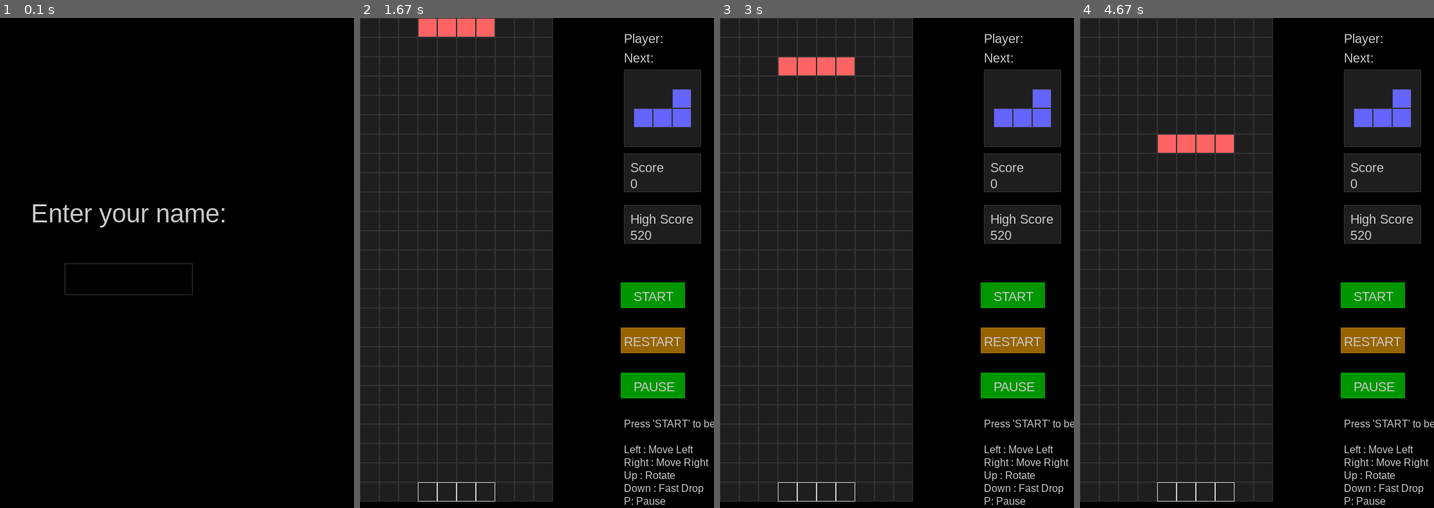
Above: before the commit, frames 1-4 (left to right).
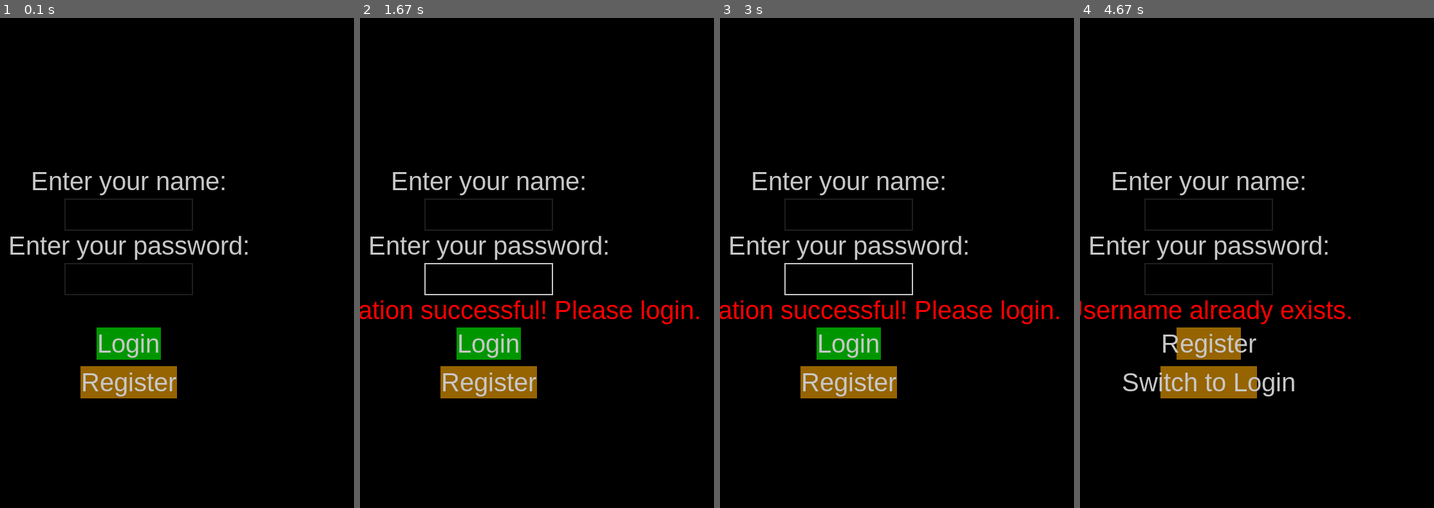
Above: after the commit, the same moments.

Repository: wangj6231/Tetris-by-Pygame
Game: pygame game, started from Tetris.py
The game is run twice, just before and just after one commit, with the same random seed, the same clock (stepped at 60 frames per second) and the same inputs.
Inputs (mouse positions are in pixels of both pictures, inside the frame that each line leads up to):
- Up to frame 1 (0.1 s): no input
- Up to frame 2 (1.67 s): click (487, 341) at 0.38 s, where only the run after the commit has a clickable "Login"; hold Tab 0.67-1.13 s; hold Right 0.67-1.13 s; click (452, 267) at 1.27 s; tap Enter at 1.55 s
- Up to frame 3 (3 s): hold Tab 1.88-2.35 s; hold Backspace 2.43-2.9 s; move the mouse to (879, 390) at 2.98 s
- Up to frame 4 (4.67 s): click (1239, 390) at 3.03 s; hold Tab 3.32-3.78 s; hold Tab 3.82-4.28 s; click (1207, 341) at 4.37 s; hold Right from 4.65 s (still down)

The runs differ from the first frame. In frame 1, 5.5% of the frame differs, in the area x 2-70%, y 31-78%; in frame 2, 65%, in the area x 0-100%, y 0-100%; in frame 3, 65%; in frame 4, 64%.

Commit message:
使用者資料庫處理

Diff:
--- a/Tetris.py
+++ b/Tetris.py
@@ -1,5 +1,6 @@
 import pygame
 import random
+import sqlite3  # 新增
 
 pygame.init()
 WIDTH, HEIGHT = 400, 760
@@ -38,6 +39,40 @@
 INITIAL_MOVE_DELAY = 200
 MOVE_REPEAT_DELAY = 50
 
+# 新增資料庫初始化函數
+def init_db():
+    conn = sqlite3.connect('tetris.db')
+    cursor = conn.cursor()
+    cursor.execute('''CREATE TABLE IF NOT EXISTS users (
+                        id INTEGER PRIMARY KEY AUTOINCREMENT,
+                        username TEXT UNIQUE NOT NULL,
+                        password TEXT NOT NULL,
+                        high_score INTEGER DEFAULT 0)''')
+    conn.commit()
+    conn.close()
+
+# 新增用戶註冊函數
+def register_user(username, password):
+    conn = sqlite3.connect('tetris.db')
+    cursor = conn.cursor()
+    try:
+        cursor.execute('INSERT INTO users (username, password) VALUES (?, ?)', (username, password))
+        conn.commit()
+    except sqlite3.IntegrityError:
+        return False
+    finally:
+        conn.close()
+    return True
+
+# 新增用戶登入函數
+def login_user(username, password):
+    conn = sqlite3.connect('tetris.db')
+    cursor = conn.cursor()
+    cursor.execute('SELECT * FROM users WHERE username = ? AND password = ?', (username, password))
+    user = cursor.fetchone()
+    conn.close()
+    return user
+
 class Brick:
     def __init__(self):
         self.shape = random.choice(SHAPES)
@@ -48,6 +83,7 @@
     def rotate(self):
         self.shape = [list(row) for row in zip(*self.shape[::-1])]
 
+# 修改Tetris類別的初始化方法以支持從資料庫加載高分
 class Tetris:
     def __init__(self, player_name):
         self.player_name = player_name
@@ -63,18 +99,19 @@
         self.paused = False
 
     def load_high_score(self):
-        try:
-            with open('tetris_high_score.txt', 'r') as file:
-                return int(file.read())
-        except:
-            return 0
+        conn = sqlite3.connect('tetris.db')
+        cursor = conn.cursor()
+        cursor.execute('SELECT high_score FROM users WHERE username = ?', (self.player_name,))
+        high_score = cursor.fetchone()[0]
+        conn.close()
+        return high_score
 
     def save_high_score(self):
-        try:
-            with open('tetris_high_score.txt', 'w') as file:
-                file.write(str(self.high_score))
-        except:
-            pass
+        conn = sqlite3.connect('tetris.db')
+        cursor = conn.cursor()
+        cursor.execute('UPDATE users SET high_score = ? WHERE username = ?', (self.high_score, self.player_name))
+        conn.commit()
+        conn.close()
 
     def handle_movement(self, direction, current_time):
         key_state = pygame.key.get_pressed()
@@ -311,27 +348,61 @@
         self.draw_controls_box()
         pygame.display.flip()
 
-def draw_initial_screen(screen, input_box, player_name, active):
+# 修改draw_initial_screen函數以支持註冊和登入
+def draw_initial_screen(screen, input_box, player_name, password_box, password, active_name, active_password, error_message, is_registering):
     screen.fill(COLORS['background'])
     font = pygame.font.SysFont("Arial", 40)
     text_surface = font.render("Enter your name:", True, COLORS['text'])
-    screen.blit(text_surface, (WIDTH // 2 - text_surface.get_width() // 2, HEIGHT // 2 - 100))
-
-    color = COLORS['text'] if active else COLORS['grid']
-    pygame.draw.rect(screen, color, input_box, 2)
+    screen.blit(text_surface, (WIDTH // 2 - text_surface.get_width() // 2, HEIGHT // 2 - 150))
+
+    color_name = COLORS['text'] if active_name else COLORS['grid']
+    pygame.draw.rect(screen, color_name, input_box, 2)
     name_surface = font.render(player_name, True, (255, 255, 255))
     screen.blit(name_surface, (input_box.x + 5, input_box.y + 5))
 
+    text_surface = font.render("Enter your password:", True, COLORS['text'])
+    screen.blit(text_surface, (WIDTH // 2 - text_surface.get_width() // 2, HEIGHT // 2 - 50))
+
+    color_password = COLORS['text'] if active_password else COLORS['grid']
+    pygame.draw.rect(screen, color_password, password_box, 2)
+    password_surface = font.render('*' * len(password), True, (255, 255, 255))
+    screen.blit(password_surface, (password_box.x + 5, password_box.y + 5))
+
+    if error_message:
+        error_surface = font.render(error_message, True, (255, 0, 0))
+        screen.blit(error_surface, (WIDTH // 2 - error_surface.get_width() // 2, HEIGHT // 2 + 50))
+
+    button_text = "Register" if is_registering else "Login"
+    button_color = COLORS['button_restart'] if is_registering else COLORS['button_start']
+    button_rect = pygame.Rect(WIDTH // 2 - 50, HEIGHT // 2 + 100, 100, 50)
+    pygame.draw.rect(screen, button_color, button_rect)
+    button_surface = font.render(button_text, True, COLORS['text'])
+    screen.blit(button_surface, (button_rect.x + (button_rect.width - button_surface.get_width()) // 2, button_rect.y + (button_rect.height - button_surface.get_height()) // 2))
+
+    # 新增註冊按鈕
+    toggle_button_text = "Switch to Login" if is_registering else "Register"
+    toggle_button_rect = pygame.Rect(WIDTH // 2 - 75, HEIGHT // 2 + 160, 150, 50)
+    pygame.draw.rect(screen, COLORS['button_restart'], toggle_button_rect)
+    toggle_button_surface = font.render(toggle_button_text, True, COLORS['text'])
+    screen.blit(toggle_button_surface, (toggle_button_rect.x + (toggle_button_rect.width - toggle_button_surface.get_width()) // 2, toggle_button_rect.y + (toggle_button_rect.height - toggle_button_surface.get_height()) // 2))
+
     pygame.display.flip()
 
+# 修改main函數以支持註冊和登入
 def main():
+    init_db()  # 初始化資料庫
     screen = pygame.display.set_mode((WIDTH + 150, HEIGHT))
     pygame.display.set_caption("Tetris")
     clock = pygame.time.Clock()
 
-    input_box = pygame.Rect(WIDTH // 2 - 100, HEIGHT // 2, 200, 50)
+    input_box = pygame.Rect(WIDTH // 2 - 100, HEIGHT // 2 - 100, 200, 50)
+    password_box = pygame.Rect(WIDTH // 2 - 100, HEIGHT // 2, 200, 50)
     player_name = ""
-    active = False
+    password = ""
+    active_name = False
+    active_password = False
+    error_message = ""
+    is_registering = False
 
     while True:
         for event in pygame.event.get():
@@ -340,23 +411,72 @@
                 return
             elif event.type == pygame.MOUSEBUTTONDOWN:
                 if input_box.collidepoint(event.pos):
-                    active = not active
+                    active_name = not active_name
+                    active_password = False
+                elif password_box.collidepoint(event.pos):
+                    active_password = not active_password
+                    active_name = False
                 else:
-                    active = False
+                    active_name = False
+                    active_password = False
+                button_rect = pygame.Rect(WIDTH // 2 - 50, HEIGHT // 2 + 100, 100, 50)
+                toggle_button_rect = pygame.Rect(WIDTH // 2 - 75, HEIGHT // 2 + 160, 150, 50)
+                if button_rect.collidepoint(event.pos):
+                    if is_registering:
+                        if register_user(player_name, password):
+                            error_message = "Registration successful! Please login."
+                            is_registering = False
+                        else:
+                            error_message = "Username already exists."
+                    else:
+                        user = login_user(player_name, password)
+                        if user:
+                            game = Tetris(player_name)
+                            renderer = Renderer(screen, game)
+                            game.running = True
+                            game_loop(screen, clock, game, renderer)
+                            return  # Exit the initial screen loop
+                        else:
+                            error_message = "Invalid username or password"
+                elif toggle_button_rect.collidepoint(event.pos):
+                    is_registering = not is_registering
+                    error_message = ""
             elif event.type == pygame.KEYDOWN:
-                if active:
+                if active_name:
                     if event.key == pygame.K_RETURN:
-                        game = Tetris(player_name)
-                        renderer = Renderer(screen, game)
-                        game.running = True
-                        game_loop(screen, clock, game, renderer)
-                        return  # Exit the initial screen loop
+                        active_name = False
+                        active_password = True
                     elif event.key == pygame.K_BACKSPACE:
                         player_name = player_name[:-1]
                     else:
                         player_name += event.unicode
-
-        draw_initial_screen(screen, input_box, player_name, active)
+                elif active_password:
+                    if event.key == pygame.K_RETURN:
+                        if is_registering:
+                            if register_user(player_name, password):
+                                error_message = "Registration successful! Please login."
+                                is_registering = False
+                            else:
+                                error_message = "Username already exists."
+                        else:
+                            user = login_user(player_name, password)
+                            if user:
+                                game = Tetris(player_name)
+                                renderer = Renderer(screen, game)
+                                game.running = True
+                                game_loop(screen, clock, game, renderer)
+                                return  # Exit the initial screen loop
+                            else:
+                                error_message = "Invalid username or password"
+                    elif event.key == pygame.K_BACKSPACE:
+                        password = password[:-1]
+                    else:
+                        password += event.unicode
+                elif event.key == pygame.K_TAB:
+                    is_registering = not is_registering
+                    error_message = ""
+
+        draw_initial_screen(screen, input_box, player_name, password_box, password, active_name, active_password, error_message, is_registering)
         clock.tick(30)
 
 def game_loop(screen, clock, game, renderer):
Binary file added: tetris.db
